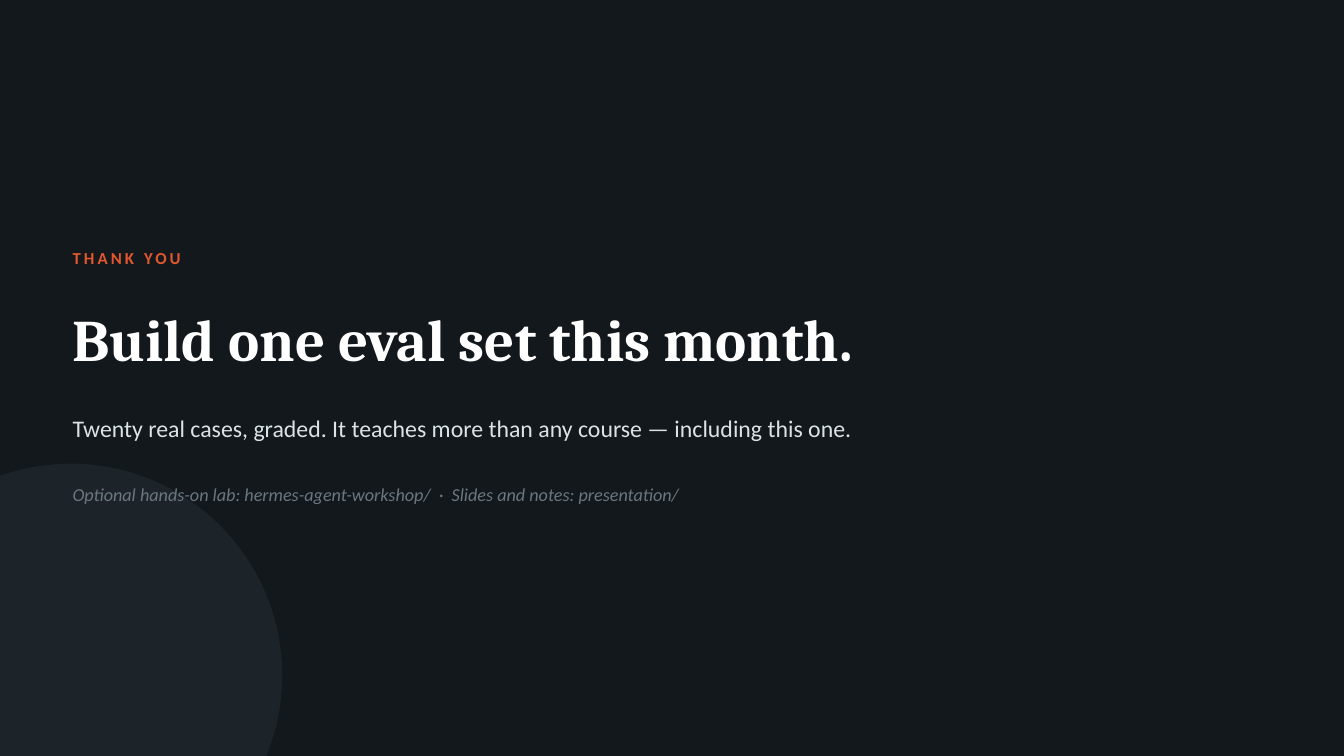
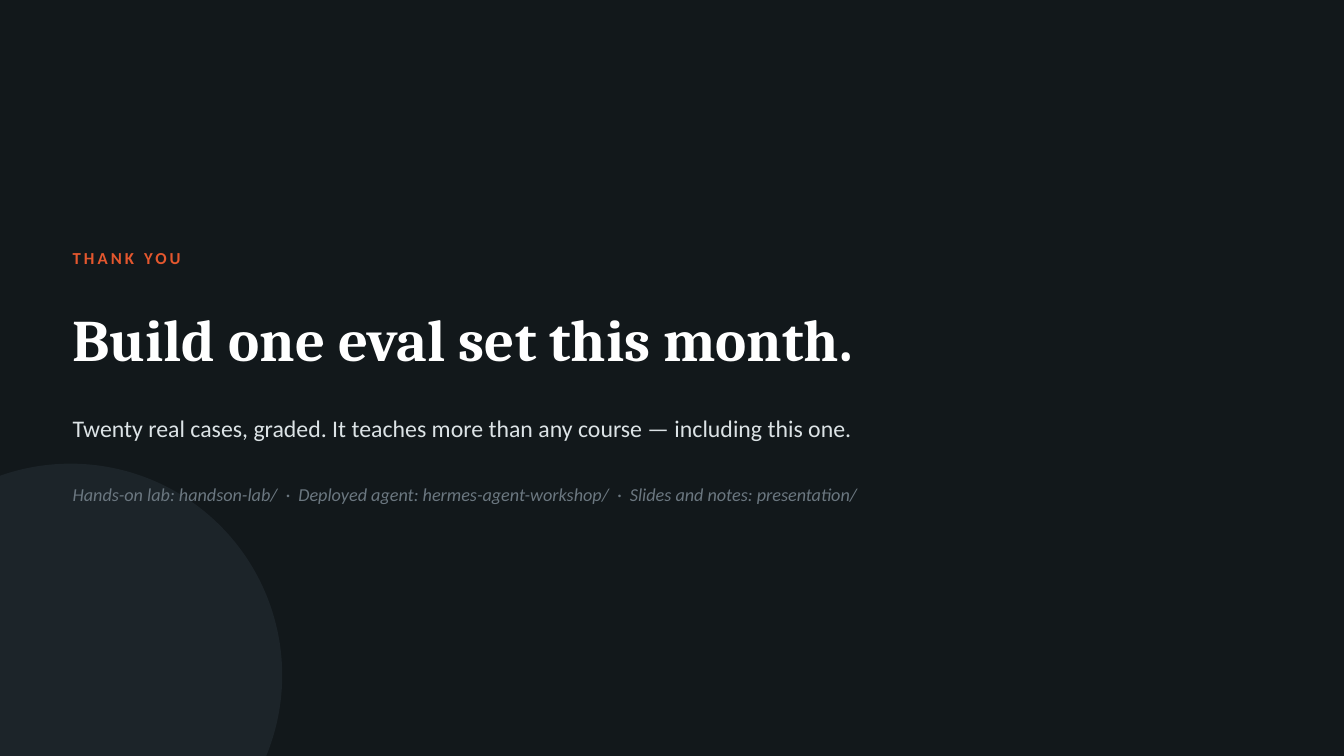
Before and after one commit to RickZee/ai-workshop, a slide deck: slide 78 of presentation/ai-foundations-for-engineers.pptx. Drawn at 1344x756 pixels with LibreOffice and Linux fonts; fonts in the diff are those of the drawing. Boxes give left, top, right and bottom in pixels: in the first picture for what was removed or moved away, otherwise in the second. Text is boxed around its words. In the diff, an @@ line names an element or a change of style, - is before the commit and + after.

```diff
--- a/presentation/ai-foundations-for-engineers.pptx
+++ b/presentation/ai-foundations-for-engineers.pptx
@@ text at <box>73,488,857,504</box>: text changed @@
-Optional hands-on lab: hermes-agent-workshop/ · Slides and notes: presentation/
+Hands-on lab: handson-lab/ · Deployed agent: hermes-agent-workshop/ · Slides and notes: presentation/
```
Also in this commit, not shown: 2 other slides changed, 13 other files.
